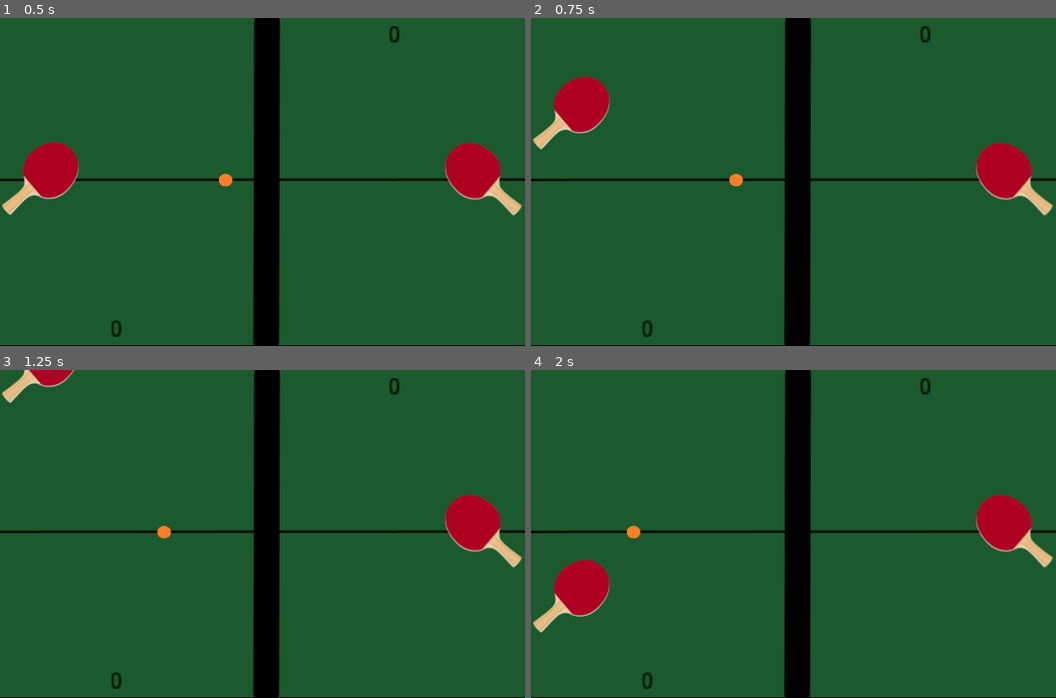
Above: before the commit, frames 1-4 (two rows, left to right).
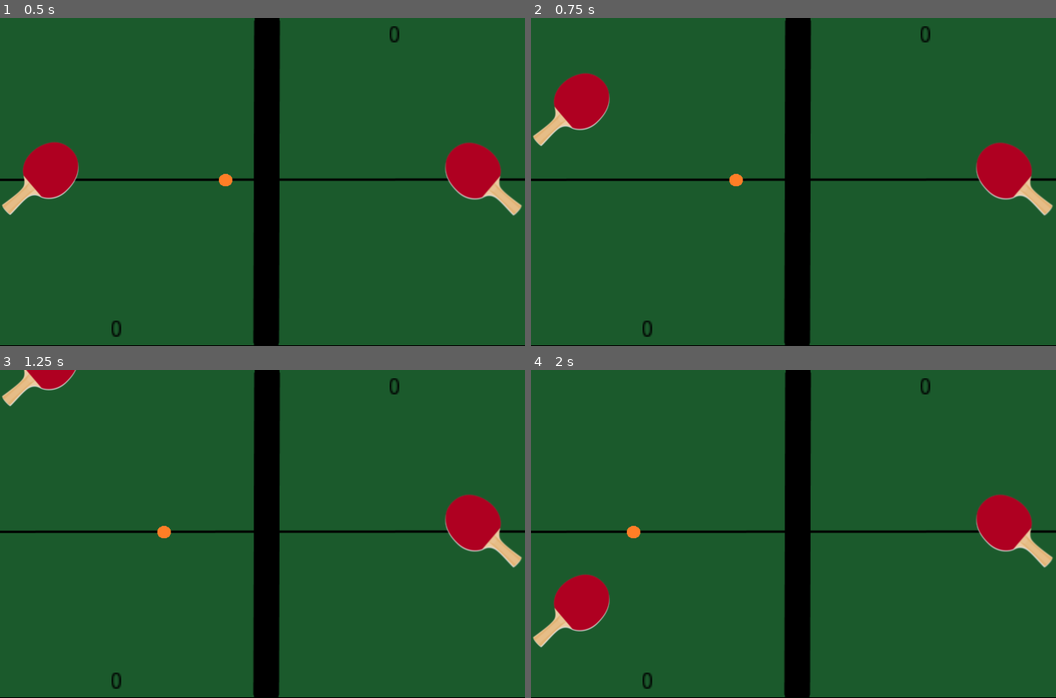
Above: after the commit, the same moments.

Repository: DewaldOosthuizen/2D-Pong
Game: Godot game, scene res://World.tscn
Same seed, same stepped clock (60 frames per second), same inputs: the game is played once before the commit and once after it.
Inputs:
- Up to frame 1 (0.5 s): no input
- Up to frame 2 (0.75 s): hold W (left_up) from 0.53 s (still down)
- Up to frame 3 (1.25 s): keep holding W (left_up)
- Up to frame 4 (2 s): release W (left_up) at 1.28 s; hold S (left_down) from 1.28 s (still down)

Frame 1 is identical in both runs. In frame 2, 0.5% of the frame differs, in the area x 0-15%, y 16-40%; in frame 3, 0.3%; in frame 4, 1.5%, in the area x 0-15%, y 57-85%.

Commit message:
Added collision shapes to bats and allow the ball to control its flow based on collision

Diff:
--- a/World.gd
+++ b/World.gd
@@ -1,6 +1,6 @@
 extends Node2D
 
-export var playerSpeed = 400; #px
+export var playerSpeed = 420; #px
 export var initialBallSpeed = 100; #px
 export var ballSpeedIncreaseAmount = 1.2; #px
 export var maxBallSpeed = 450 #px
@@ -17,23 +17,24 @@
 
 var playerOne
 var playerTwo
-var playerOneTexture
-var playerTwoTexture
 var ball
-var leftColide
-var rightColide
+var ballCollide
+
+var ballTouchedPlayer1 = false
+var ballTouchedPlayer2 = false
 
 func _ready():
 	print("Game initiated.")
 	screenSize = get_viewport_rect().size
 	playerOne = get_node("player1");
 	playerTwo = get_node("player2");
-	playerOneTexture = get_node("player1/leftPlayer");
-	playerTwoTexture = get_node("player2/rightPlayer");
 	ball = get_node("theBall");
+	ballCollide = ball.get_node("Area2D")
 	set_process(true)
 	pass
 
+#func _physics_process(delta):
+#	_process(delta)
 
 func _process(delta):
 	_handle_ball_collision(delta)
@@ -46,10 +47,6 @@
 
 
 func _handle_ball_collision(delta):
-	#Colliders
-	var leftColide = Rect2(playerOne.position - playerOneTexture.texture.get_size()*0.7, playerOneTexture.texture.get_size())
-	var rightColide = Rect2(playerTwo.position - playerTwoTexture.texture.get_size()*0.7, playerTwoTexture.texture.get_size())
-
 	#ball position
 	ballPosition = ball.position
 
@@ -58,29 +55,37 @@
 	if ((ballPosition.y < 0 and ballDirection.y < 0) or (ballPosition.y > screenSize.y and ballDirection.y > 0)):
 		ballDirection.y = -ballDirection.y
 
-	if (leftColide.has_point(ballPosition) or rightColide.has_point(ballPosition)):
-		ballDirection.x = -ballDirection.x
-		ballDirection.y =  randf() * 2 -1
-		ballDirection = ballDirection.normalized()
-
-		if (ballSpeed < maxBallSpeed):
-			ballSpeed *= ballSpeedIncreaseAmount
+	var area = ballCollide.get_overlapping_bodies()
+	if (area.size() != 0):
+		for body in area:
+			if (body.is_in_group("player1") and !ballTouchedPlayer1):
+				ballTouchedPlayer1 = true
+				ballTouchedPlayer2 = false
+				_change_ball_direction()
+			if (body.is_in_group("player2") and !ballTouchedPlayer2):
+				ballTouchedPlayer1 = false
+				ballTouchedPlayer2 = true
+				_change_ball_direction()
 
 	pass
 
 
 func _calculate_win_and_reset():
-		# reset ball if it leaves the screen
+	# reset ball if it leaves the screen
 	if (ballPosition.x < 0):
 		ballPosition = screenSize * 0.5
 		ballSpeed = initialBallSpeed
 		ballDirection.x = -ballDirection.x
 		rightScore += 1
+		ballTouchedPlayer1 = false
+		ballTouchedPlayer2 = false
 	if (ballPosition.x > screenSize.x):
 		ballPosition = screenSize * 0.5
 		ballSpeed = initialBallSpeed
 		ballDirection.x = -ballDirection.x
 		leftScore += 1
+		ballTouchedPlayer1 = false
+		ballTouchedPlayer2 = false
 	pass
 
 
@@ -117,3 +122,13 @@
 	get_node("rightScore").set_text(str(rightScore))
 
 	pass
+
+func _change_ball_direction():
+	ballDirection.x = -ballDirection.x
+	ballDirection.y =  randf() * 2 -1
+	ballDirection = ballDirection.normalized()
+
+	if (ballSpeed < maxBallSpeed):
+		ballSpeed *= ballSpeedIncreaseAmount
+
+	pass
--- a/World.tscn
+++ b/World.tscn
@@ -5,11 +5,11 @@
 [ext_resource path="res://Pong Resource/bat.png" type="Texture" id=3]
 [ext_resource path="res://Pong Resource/ball-orange.png" type="Texture" id=4]
 
-[sub_resource type="CircleShape2D" id=1]
-radius = 32.287
+[sub_resource type="RectangleShape2D" id=4]
+extents = Vector2( 10, 33.8812 )
 
-[sub_resource type="CircleShape2D" id=2]
-radius = 32.2991
+[sub_resource type="RectangleShape2D" id=5]
+extents = Vector2( 10, 33.5841 )
 
 [sub_resource type="CircleShape2D" id=3]
 radius = 8.36332
@@ -44,21 +44,22 @@
 scale = Vector2( 1.04387, 0.949503 )
 texture = ExtResource( 2 )
 
-[node name="player1" type="Node2D" parent="."]
+[node name="player1" type="StaticBody2D" parent="." groups=[
+"player1",
+]]
 position = Vector2( 46.4726, 194.117 )
 
 [node name="leftPlayer" type="Sprite" parent="player1"]
 position = Vector2( -1.06935, -0.158997 )
 texture = ExtResource( 3 )
 
-[node name="Area2D" type="Area2D" parent="player1"]
-position = Vector2( 11.6081, -14.1212 )
+[node name="CollisionShape2D" type="CollisionShape2D" parent="player1"]
+position = Vector2( 12.0033, -9.43112 )
+shape = SubResource( 4 )
 
-[node name="CollisionShape2D" type="CollisionShape2D" parent="player1/Area2D"]
-position = Vector2( -0.157898, 3.47371 )
-shape = SubResource( 1 )
-
-[node name="player2" type="Node2D" parent="."]
+[node name="player2" type="StaticBody2D" parent="." groups=[
+"player2",
+]]
 position = Vector2( 586.603, 195.534 )
 
 [node name="rightPlayer" type="Sprite" parent="player2"]
@@ -66,14 +67,13 @@
 texture = ExtResource( 3 )
 flip_h = true
 
-[node name="Area2D" type="Area2D" parent="player2"]
-position = Vector2( -15.8742, -12.7713 )
+[node name="CollisionShape2D" type="CollisionShape2D" parent="player2"]
+position = Vector2( -16.29, -11.1459 )
+shape = SubResource( 5 )
 
-[node name="CollisionShape2D" type="CollisionShape2D" parent="player2/Area2D"]
-position = Vector2( 1.29993, 1.74997 )
-shape = SubResource( 2 )
-
-[node name="theBall" type="Node2D" parent="."]
+[node name="theBall" type="Node2D" parent="." groups=[
+"ball",
+]]
 position = Vector2( 321.235, 196.233 )
 
 [node name="ball" type="Sprite" parent="theBall"]
